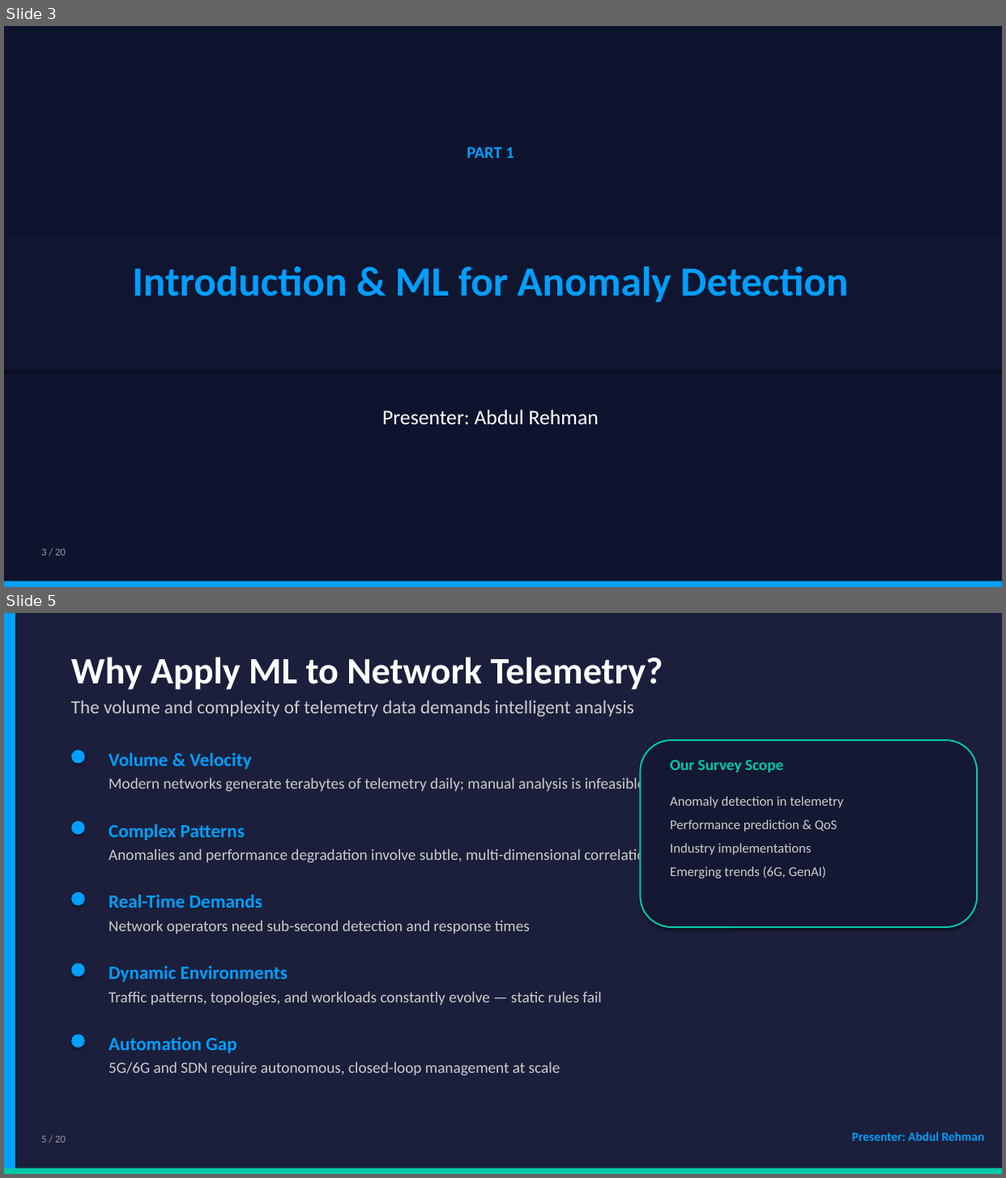
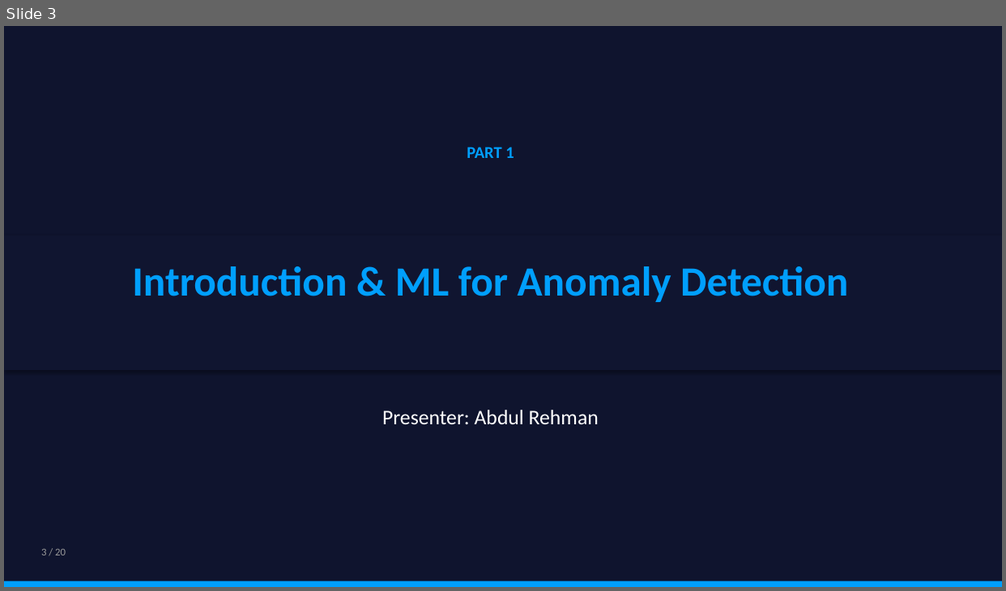
Before and after one commit to dkabduli/NET3006-Project, a slide deck: NET3006A-ML-Network-Telemetry/presentation/NET3006A_ML_Network_Telemetry_Presentation.pptx. Shown one above the other, each under a label of ours: slides 3 and 5 before the commit, slide 3 after it; the slides between them are not shown. The pictures are 1006x1178 and 1006x591 pixels, drawn with LibreOffice and Linux fonts; fonts in the diff are those of the drawing. Boxes give left, top, right and bottom in pixels: in the first picture for what was removed or moved away, otherwise in the second. Text is boxed around its words. In the diff, an @@ line names an element or a change of style, - is before the commit and + after.

```diff
--- a/NET3006A-ML-Network-Telemetry/presentation/NET3006A_ML_Network_Telemetry_Presentation.pptx
+++ b/NET3006A-ML-Network-Telemetry/presentation/NET3006A_ML_Network_Telemetry_Presentation.pptx
@@ slide 5 removed at (4,613,1002,1174), background #1B1F3B @@
@@ rectangle removed at (4,613,15,1174) @@
@@ text removed at (71,657,663,690) @@
-Why Apply ML to Network Telemetry?
@@ text removed at (71,700,634,717) @@
-The volume and complexity of telemetry data demands intelligent analysis
@@ ellipse removed at (71,750,85,764) @@
@@ text removed at (108,753,251,769) @@
-Volume & Velocity
@@ rounded rectangle removed at (641,740,978,927) @@
@@ text removed at (108,777,646,794) @@
-Modern networks generate terabytes of telemetry daily; manual analysis is infeasible
@@ text removed at (670,760,783,773) @@
-Our Survey Scope
@@ text removed at (670,796,843,879) @@
-Anomaly detection in telemetry
-Performance prediction & QoS
-Industry implementations
-Emerging trends (6G, GenAI)
@@ ellipse removed at (71,821,85,835) @@
@@ text removed at (108,824,245,841) @@
-Complex Patterns
@@ text removed at (108,847,659,864) @@
-Anomalies and performance degradation involve subtle, multi-dimensional correlations
@@ ellipse removed at (71,892,85,905) @@
@@ text removed at (108,895,262,908) @@
-Real-Time Demands
@@ text removed at (108,920,530,934) @@
-Network operators need sub-second detection and response times
@@ ellipse removed at (71,964,85,977) @@
@@ text removed at (108,966,288,982) @@
-Dynamic Environments
@@ text removed at (108,991,602,1006) @@
-Traffic patterns, topologies, and workloads constantly evolve — static rules fail
@@ ellipse removed at (71,1034,85,1048) @@
@@ text removed at (108,1037,236,1054) @@
-Automation Gap
@@ text removed at (108,1062,560,1076) @@
-5G/6G and SDN require autonomous, closed-loop management at scale
@@ text removed at (41,1136,66,1143) @@
-5 / 20
@@ text removed at (852,1132,985,1141) @@
-Presenter: Abdul Rehman
@@ rectangle removed at (4,1169,1002,1174) @@
```
Also in this commit, not shown: 8 slides changed, 7 slides added, 6 other slides removed, 2 other files.
